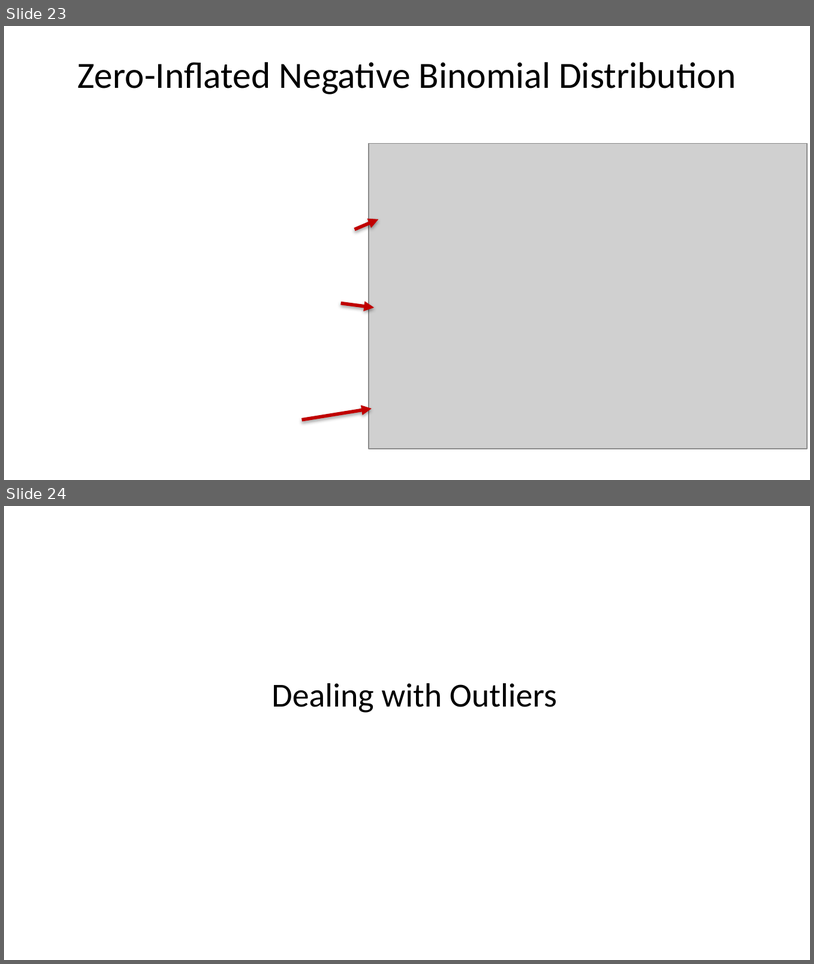
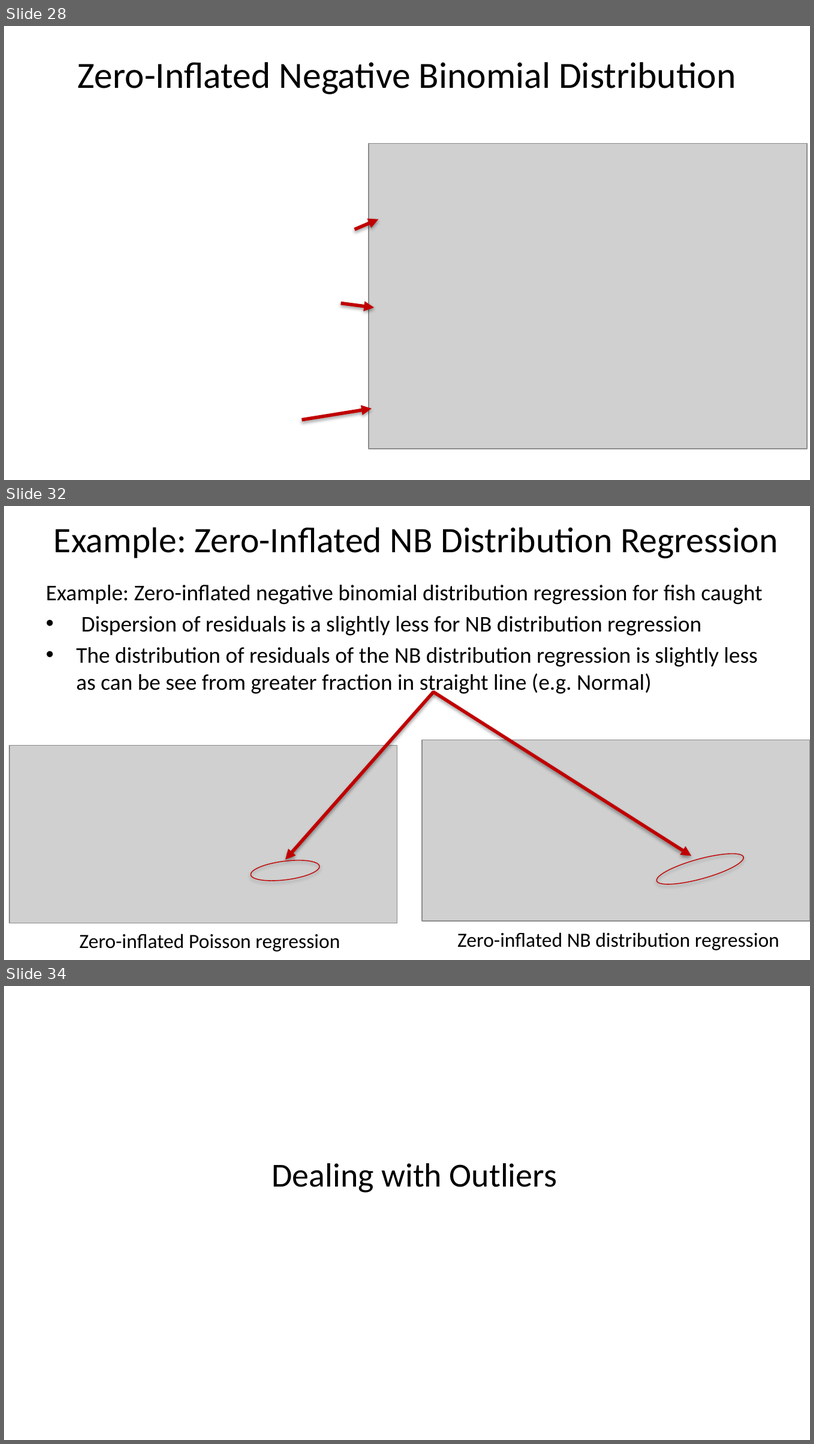
Before and after one commit to StephenElston/CSCI-E-83, a slide deck: LectureSlides/10b_ModelsFor OutliersAndOverdispersion.pptx. Shown one above the other, each under a label of ours: slides 23 and 24 before the commit, slides 28, 32 and 34 after it; the slides between them are not shown. The pictures are 814x964 and 814x1444 pixels, drawn with LibreOffice and Linux fonts; fonts in the diff are those of the drawing; grey boxes stand for pictures. Boxes give left, top, right and bottom in pixels: in the first picture for what was removed or moved away, otherwise in the second. Text is boxed around its words. In the diff, an @@ line names an element or a change of style, - is before the commit and + after.

Commit message:
Added additional examples to slide deck

```diff
--- a/LectureSlides/10b_ModelsFor OutliersAndOverdispersion.pptx
+++ b/LectureSlides/10b_ModelsFor OutliersAndOverdispersion.pptx
@@ slide 32 added at box(4, 506, 810, 960), background #FFFFFF @@
@@ title added at box(54, 527, 778, 559), 32 pt, text #000000 @@
+Example: Zero-Inflated NB Distribution Regression
@@ text added at box(46, 585, 762, 696), 20 pt, text #000000 @@
+Example: Zero-inflated negative binomial distribution regression for fish caught
+• Dispersion of residuals is a slightly less for NB distribution regression
+• The distribution of residuals of the NB distribution regression is slightly less as can be see from greater fraction in straight line (e.g. Normal)
@@ arrow added from (434, 691) to (285, 859), #C00000 3 pt @@
@@ arrow added from (433, 691) to (692, 856), #C00000 3 pt @@
@@ picture added at box(9, 745, 398, 923) @@
@@ picture added at box(423, 740, 810, 921) @@
@@ ellipse added at box(654, 847, 747, 890), outline #C00000 0.75 pt @@
@@ ellipse added at box(250, 856, 321, 883), outline #C00000 0.75 pt @@
@@ text added at box(80, 933, 340, 951), 18 pt, text #000000 @@
+Zero-inflated Poisson regression
@@ text added at box(458, 932, 780, 950), 18 pt, text #000000 @@
+Zero-inflated NB distribution regression
@@ what was slide 23 is now slide 28 @@
@@ what was slide 24 is now slide 34 @@
```
Also in this commit, not shown: 1 slide changed, 11 other slides added, 2 slides removed.
